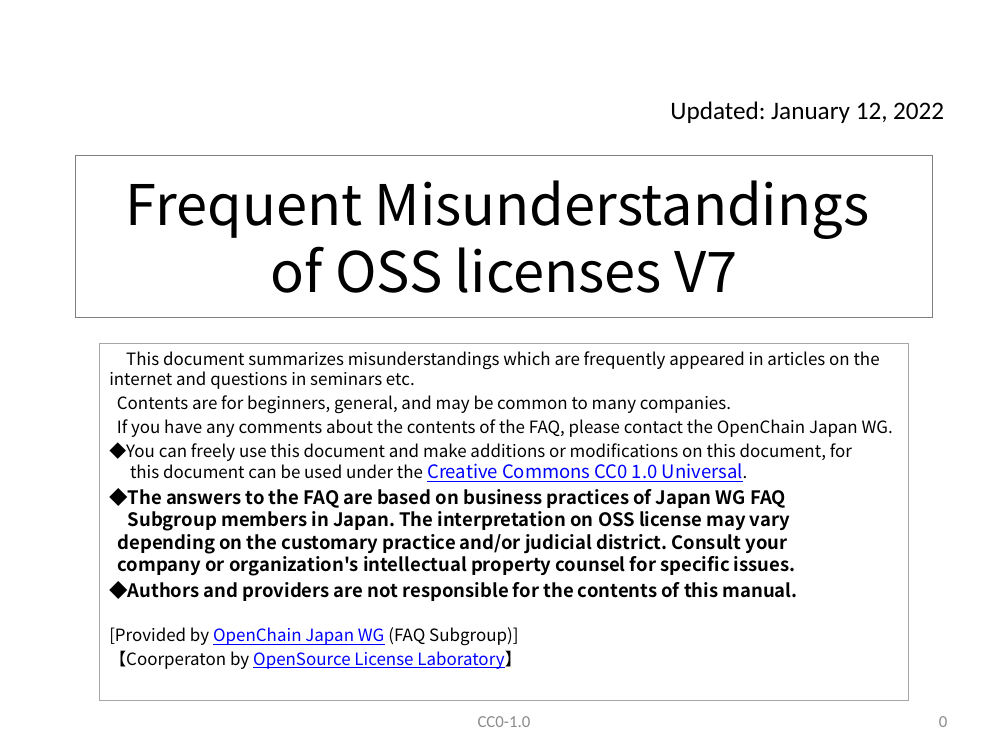
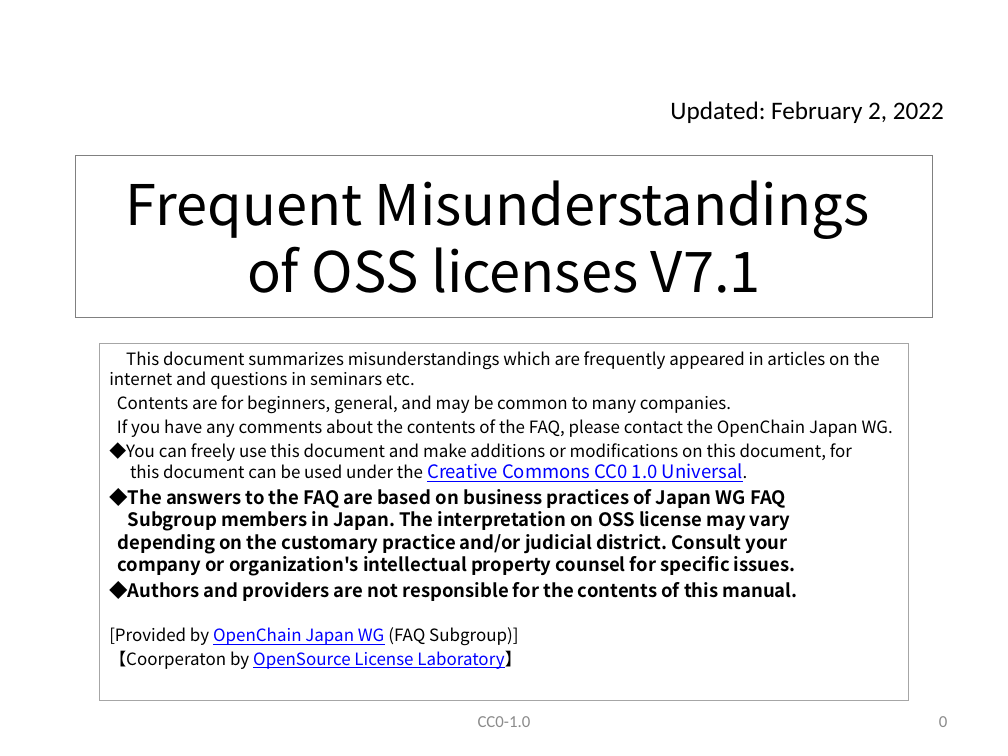
Before and after one commit to OpenChain-Project/OpenChain-JWG, a slide deck: slide 1 of Education_Material/FAQ/Misunderstandings_of_OSS_licenses_CC0.pptx. Drawn at 1008x756 pixels with LibreOffice and Linux fonts; fonts in the diff are those of the drawing. Boxes give left, top, right and bottom in pixels: in the first picture for what was removed or moved away, otherwise in the second. Text is boxed around its words. In the diff, an @@ line names an element or a change of style, - is before the commit and + after.

```diff
--- a/Education_Material/FAQ/Misunderstandings_of_OSS_licenses_CC0.pptx
+++ b/Education_Material/FAQ/Misunderstandings_of_OSS_licenses_CC0.pptx
@@ text at box(670, 101, 944, 123): text changed @@
-Updated: January 12, 2022
+Updated: February 2, 2022
@@ title at box(126, 180, 869, 293): text changed @@
-Frequent Misunderstandings
-of OSS licenses V7
+Frequent Misunderstandings
+of OSS licenses V7.1
```
Also in this commit, not shown: 55 other slides changed.
